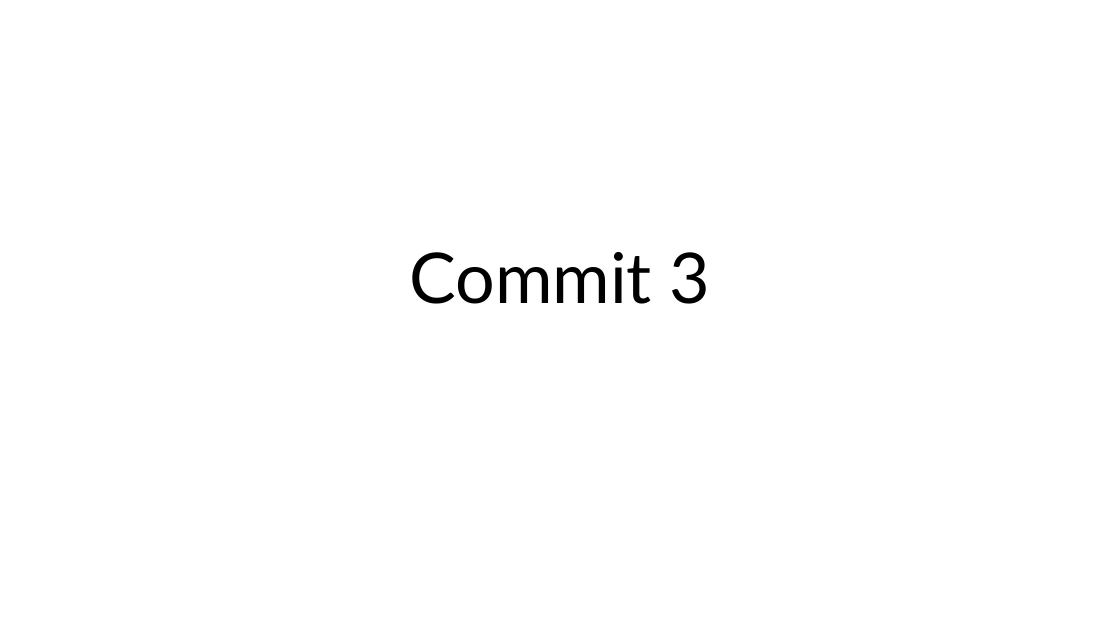
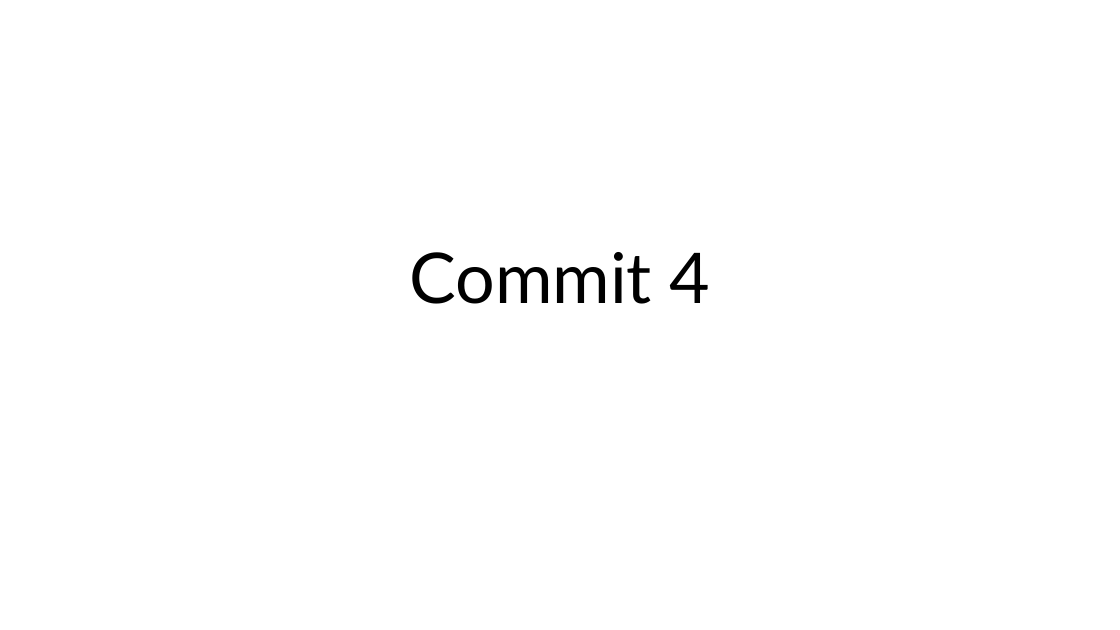
Before and after one commit to JoaoGSilveira/Prova-1, a slide deck: slide 1 of PowerPointTeste.pptx. Drawn at 1120x630 pixels with LibreOffice and Linux fonts; fonts in the diff are those of the drawing. Boxes give left, top, right and bottom in pixels: in the first picture for what was removed or moved away, otherwise in the second. Text is boxed around its words. In the diff, an @@ line names an element or a change of style, - is before the commit and + after.

```diff
--- a/PowerPointTeste.pptx
+++ b/PowerPointTeste.pptx
@@ title at box(409, 252, 711, 304): text changed @@
-Commit 3
+Commit 4
```
Also in this commit, not shown: 4 other files.
